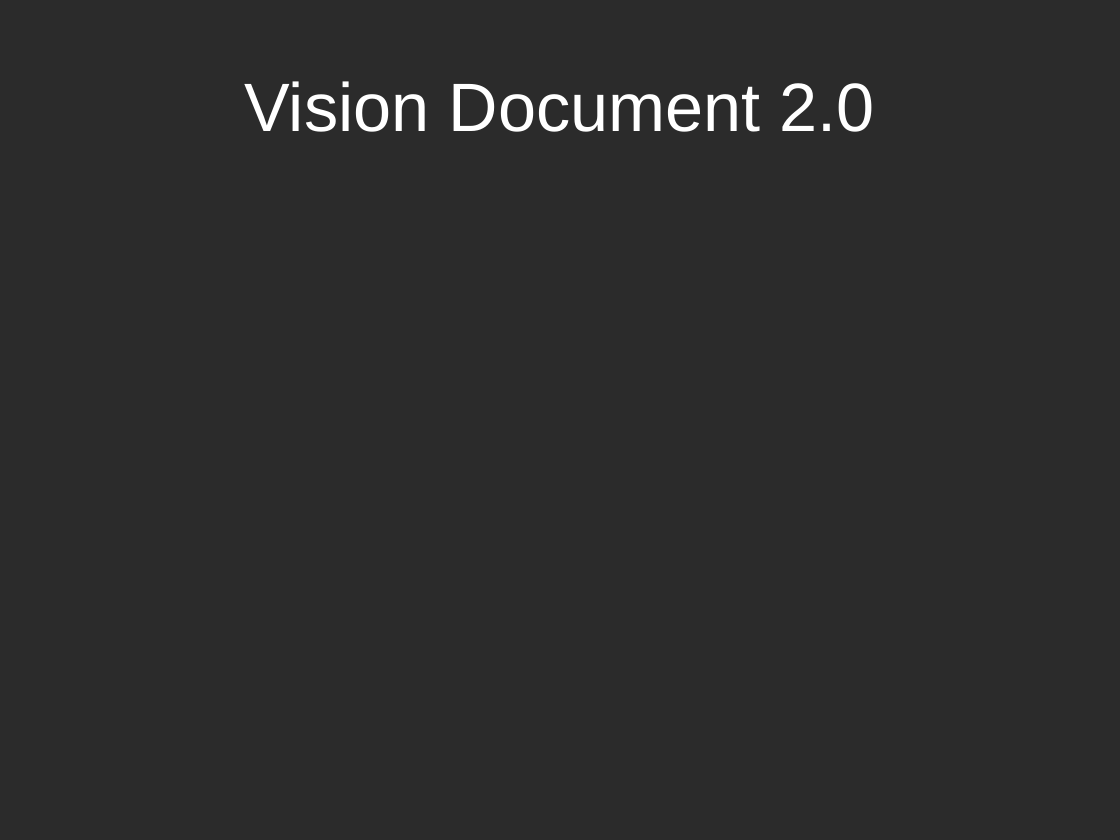
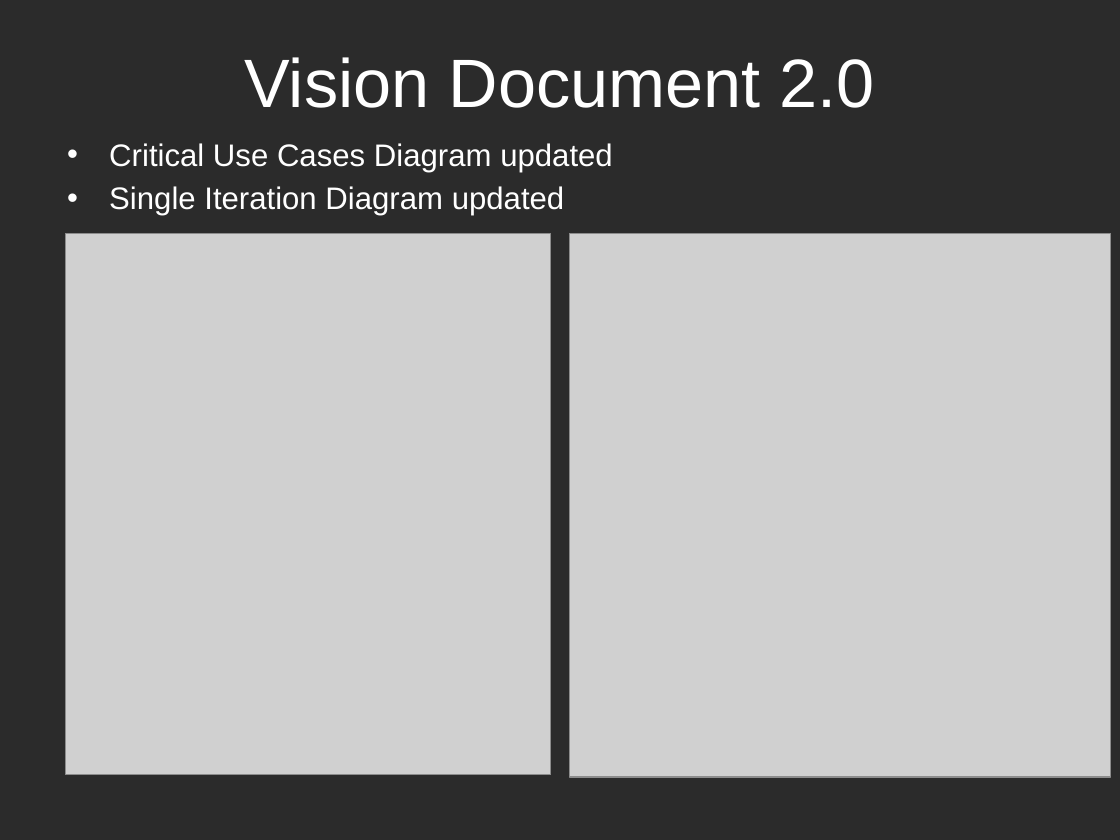
Before and after one commit to k0emt/macts, a slide deck: slide 4 of portfolio/PresentationElaboration.pptx. Drawn at 1120x840 pixels with LibreOffice and Linux fonts; fonts in the diff are those of the drawing; grey boxes stand for pictures; background and template pictures are left out; a plain dark background stands for a picture behind light text. Boxes give left, top, right and bottom in pixels: in the first picture for what was removed or moved away, otherwise in the second. Text is boxed around its words. In the diff, an @@ line names an element or a change of style, - is before the commit and + after.

```diff
--- a/portfolio/PresentationElaboration.pptx
+++ b/portfolio/PresentationElaboration.pptx
@@ title "Vision Document 2.0": place and size @@
-title "Vision Document 2.0" at bbox=[245, 81, 874, 132]
+title "Vision Document 2.0" at bbox=[245, 57, 874, 108]
@@ text added at bbox=[109, 143, 613, 216], 20 pt, text #FFFFFF @@
+• Critical Use Cases Diagram updated
+• Single Iteration Diagram updated
@@ picture added at bbox=[65, 233, 550, 774] @@
@@ picture added at bbox=[569, 233, 1110, 776] @@
```
Also in this commit, not shown: 3 other slides changed, 1 slide removed, 15 other files.
